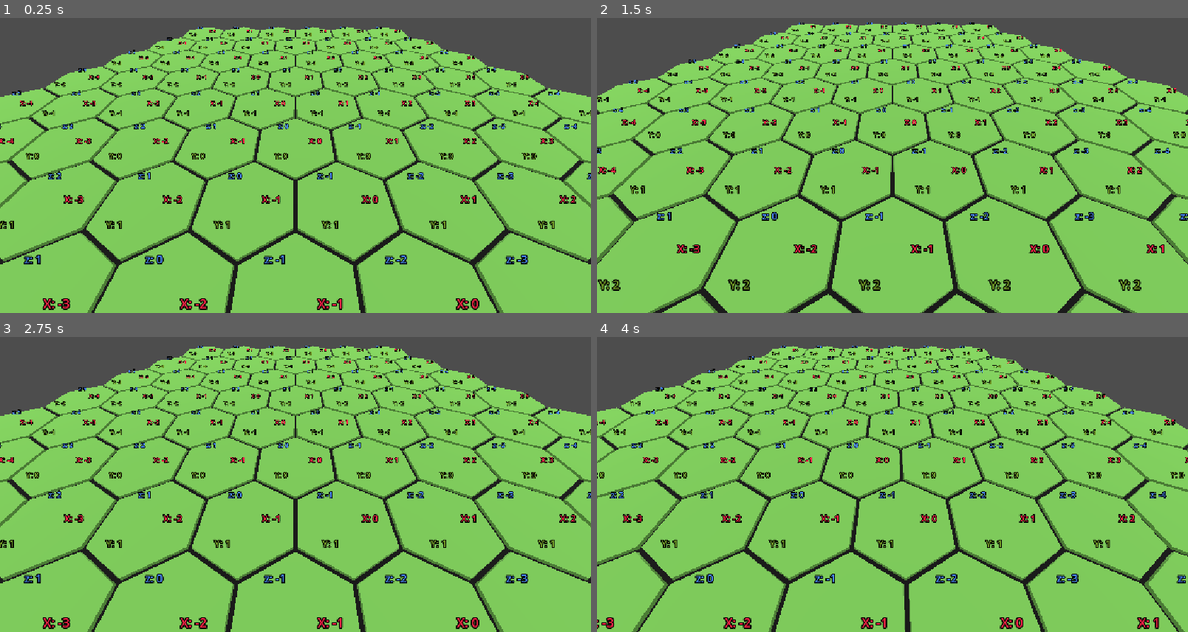
Above: before the commit, frames 1-4 (two rows, left to right).
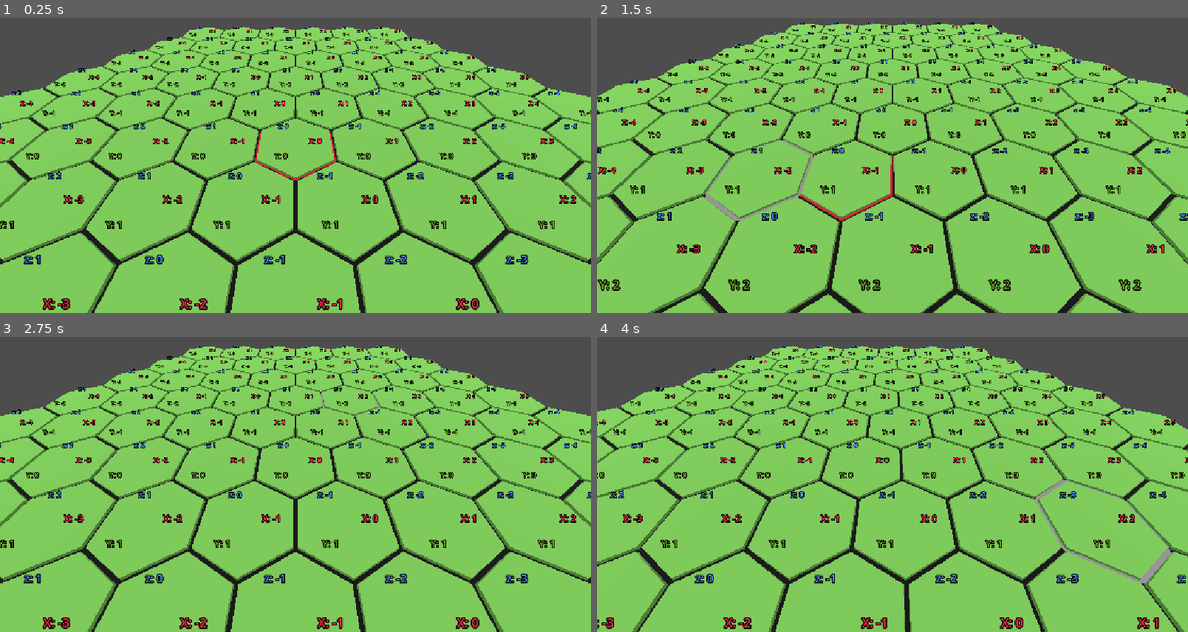
Above: after the commit, the same moments.

Repository: Atsuroo/miniature-heroes
Game: Godot game, scene res://view/scenes/main.tscn
Two runs of this game, one before a commit and one after it. Both use one fixed random seed, a clock stepped at 60 frames per second and the inputs below.
Inputs (mouse positions are in pixels of both pictures, inside the frame that each line leads up to):
- Up to frame 1 (0.25 s): no input
- Up to frame 2 (1.5 s): tap Enter at 0.5 s; move the mouse to (1022, 130) at 0.52 s; tap S (camera_back) at 0.6 s; click (1022, 130) at 0.67 s; tap Space at 1.25 s; drag from (774, 162) to (862, 212) at 1.27 s
- Up to frame 3 (2.75 s): tap Enter at 2 s; move the mouse to (354, 393) at 2.02 s; tap W (camera_forward) at 2.1 s; click (354, 393) at 2.17 s
- Up to frame 4 (4 s): tap Space at 2.75 s; drag from (862, 531) to (715, 416) at 2.77 s; tap Enter at 3.5 s; move the mouse to (1069, 516) at 3.52 s; tap D (camera_right) at 3.6 s; click (1069, 516) at 3.67 s

The runs differ from the first frame. In frame 1, 0.1% of the frame differs, in the area x 43-57%, y 38-55%; in frame 2, 0.5%, in the area x 18-50%, y 41-69%; in frame 3, less than 0.1%; in frame 4, 0.5%.

Commit message:
Step 1.5: click and hover a hex
Raycast gives a world position, the maths decides which hex it is. The
collider is only a ray-stopper -- its round cylinder uses the circumradius
and therefore overlaps its neighbours, so it must never decide the answer.
The first version had hover emit the collider's centre while the click
emitted the hit point, which is exactly how the two came to disagree at
tile boundaries.

Three nodes with no knowledge of each other's domain: RaycastManager knows
nothing of hexes, SelectionManager nothing of meshes, GridVisualManager
nothing of input.

Highlights are recomputed for every tile from the desired state instead of
diffed against the previous one. Diffing had been hiding two bugs in its
branches, and at 91 tiles and one change per frame there is nothing to
optimise.

The recurring bug in this step: a value type cannot express "absent".
Vector2i has no null and (0,0) is the centre tile; Vector3 cannot be null
at all. Presence lives in a separate flag, and every check has to read the
flag as well as the value.

Round-trip tests over four hex sizes, plus the nearest-centre property on
400 random points per size. Randomised per run with the seed printed on
failure, so coverage grows while failures stay reproducible.

Co-Authored-By: Claude Opus 5 <noreply@anthropic.com>

Diff:
--- /dev/null
+++ b/miniature-heroes/data/BoardSettings.tres
@@ -0,0 +1,7 @@
+[gd_resource type="Resource" script_class="BoardSettingsType" format=3 uid="uid://cp0ravhrscfx3"]
+
+[ext_resource type="Script" uid="uid://djpfdexfsmi1v" path="res://view/scripts/dataTypes/board_settings_type.gd" id="1_qdkh4"]
+
+[resource]
+script = ExtResource("1_qdkh4")
+metadata/_custom_type_script = "uid://djpfdexfsmi1v"
--- a/miniature-heroes/data/HexSettings.tres
+++ b/miniature-heroes/data/HexSettings.tres
@@ -1,6 +1,6 @@
 [gd_resource type="Resource" script_class="HexSettingsType" format=3 uid="uid://bd0x5y3ybicac"]
 
-[ext_resource type="Script" uid="uid://uurlynfktglh" path="res://view/scripts/hex_settings_type.gd" id="1_ds7dx"]
+[ext_resource type="Script" uid="uid://uurlynfktglh" path="res://view/scripts/dataTypes/hex_settings_type.gd" id="1_ds7dx"]
 
 [resource]
 script = ExtResource("1_ds7dx")
--- a/miniature-heroes/project.godot
+++ b/miniature-heroes/project.godot
@@ -75,6 +75,11 @@
 ]
 }
 
+[layer_names]
+
+3d_physics/layer_1="tile"
+3d_physics/layer_2="mini"
+
 [physics]
 
 3d/physics_engine="Jolt Physics"
--- /dev/null
+++ b/miniature-heroes/test/unit/test_hex_world.gd
@@ -0,0 +1,46 @@
+extends GutTest
+
+var randomizer:RandomNumberGenerator=RandomNumberGenerator.new()
+var sizes: Array[float]=[00.6,0.35,1.72,2.32]
+
+func test_round_trip_hex_world_hex()-> void:
+
+	var tiles:Array[Vector2i]= Hex.spiral(Vector2i.ZERO,5)
+	for size in range(1,5):
+		for tile in tiles:
+			var world:Vector3=HexWorld.axial_to_world(tile,size)
+			var hex:Vector2i=HexWorld.world_to_axial(world,size)
+			assert_eq(tile,hex,"world : %s; hex: %s;size: %s" % [world,hex,size])
+
+func test_round_trip_hex_world_hex_uneven_size()-> void:
+
+	var tiles:Array[Vector2i]= Hex.spiral(Vector2i.ZERO,5)
+
+	for size in sizes:
+		for tile in tiles:
+			var world:Vector3=HexWorld.axial_to_world(tile,size)
+			var hex:Vector2i=HexWorld.world_to_axial(world,size)
+			assert_eq(tile,hex,"world : %s; hex: %s;size: %s" % [world,hex,size])
+
+func test_hex_rounding_is_correct() -> void:
+
+	for size in sizes:
+		for i in 100:
+			var scaled_size:float=size*8
+			var rdm_x:float = randomizer.randf_range(-scaled_size,scaled_size)
+			var rdm_z:float = randomizer.randf_range(-scaled_size,scaled_size)
+
+			var world_point := Vector3(rdm_x, 0, rdm_z)
+			var axial := HexWorld.world_to_axial(world_point, size)
+			var center := HexWorld.axial_to_world(axial, size)
+			var dist_center := world_point.distance_to(center)
+			var neighbors :Array[Vector2i]=Hex.neighbors(axial)
+
+			for n in neighbors:
+				var n_center := HexWorld.axial_to_world(n, size)
+				var n_dist := world_point.distance_to(n_center)
+
+				assert_lte(dist_center , n_dist,
+		            "Rundung falsch: Tile %s ist weiter entfernt als Nachbar %s für Punkt %s für seed :%d"
+					% [axial, n, world_point,randomizer.seed]
+				)
--- /dev/null
+++ b/miniature-heroes/view/material/hexagon_border_materia_highlightedl.tres
@@ -0,0 +1,4 @@
+[gd_resource type="StandardMaterial3D" format=3 uid="uid://chnawkwljrmye"]
+
+[resource]
+albedo_color = Color(0, 0, 0, 1)
--- a/miniature-heroes/view/material/hexagon_border_material.tres
+++ b/miniature-heroes/view/material/hexagon_border_material.tres
@@ -1,4 +1,4 @@
 [gd_resource type="StandardMaterial3D" format=3 uid="uid://bd1mx1noqhkh5"]
 
 [resource]
-albedo_color = Color(0, 0, 0, 1)
+albedo_color = Color(0.9215008, 0, 0.15772972, 1)
--- /dev/null
+++ b/miniature-heroes/view/material/hexagon_border_material_hover.tres
@@ -0,0 +1,3 @@
+[gd_resource type="StandardMaterial3D" format=3 uid="uid://c6hj475dyxkgl"]
+
+[resource]
--- a/miniature-heroes/view/mesh/hexagon_border_mesh.tres
+++ b/miniature-heroes/view/mesh/hexagon_border_mesh.tres
@@ -1,7 +1,7 @@
 [gd_resource type="CylinderMesh" format=3 uid="uid://dcy6jtnsclpb7"]
 
-[ext_resource type="Material" uid="uid://bd1mx1noqhkh5" path="res://view/material/hexagon_border_material.tres" id="1_8bity"]
+[ext_resource type="Material" uid="uid://chnawkwljrmye" path="res://view/material/hexagon_border_materia_highlightedl.tres" id="1_51uqk"]
 
 [resource]
-material = ExtResource("1_8bity")
+material = ExtResource("1_51uqk")
 radial_segments = 6
--- /dev/null
+++ b/miniature-heroes/view/mesh/hexagon_border_mesh_hovered.tres
@@ -0,0 +1,7 @@
+[gd_resource type="CylinderMesh" format=3 uid="uid://c7as7qsh3sdbx"]
+
+[ext_resource type="Material" uid="uid://bd1mx1noqhkh5" path="res://view/material/hexagon_border_material.tres" id="1_04coi"]
+
+[resource]
+material = ExtResource("1_04coi")
+radial_segments = 6
--- /dev/null
+++ b/miniature-heroes/view/mesh/hexagon_border_mesh_selected.tres
@@ -0,0 +1,3 @@
+[gd_resource type="CylinderMesh" format=3 uid="uid://yptatlf7e60p"]
+
+[resource]
--- /dev/null
+++ b/miniature-heroes/view/scenes/RaycastManager.tscn
@@ -0,0 +1,6 @@
+[gd_scene format=3 uid="uid://byvoxayvg3t5n"]
+
+[ext_resource type="Script" uid="uid://cp25eqqs0h1na" path="res://view/scripts/raycast_manager.gd" id="1_emnsd"]
+
+[node name="RaycastManager" type="Node" unique_id=99836030]
+script = ExtResource("1_emnsd")
--- a/miniature-heroes/view/scenes/hexagon_mesh.tscn
+++ b/miniature-heroes/view/scenes/hexagon_mesh.tscn
@@ -3,13 +3,19 @@
 [ext_resource type="CylinderMesh" uid="uid://dajy60fclb5oi" path="res://view/mesh/hexagon_mesh.tres" id="1_dom3q"]
 [ext_resource type="Script" uid="uid://dderkgd3b6vjp" path="res://view/scripts/hexagon_mesh.gd" id="2_dom3q"]
 [ext_resource type="CylinderMesh" uid="uid://dcy6jtnsclpb7" path="res://view/mesh/hexagon_border_mesh.tres" id="3_dom3q"]
+[ext_resource type="CylinderMesh" uid="uid://yptatlf7e60p" path="res://view/mesh/hexagon_border_mesh_selected.tres" id="4_8r7to"]
+[ext_resource type="Shape3D" uid="uid://bli2uwfyhxooy" path="res://view/shape/tile_cylinder_shape.tres" id="4_fg8vk"]
+[ext_resource type="CylinderMesh" uid="uid://c7as7qsh3sdbx" path="res://view/mesh/hexagon_border_mesh_hovered.tres" id="5_4uyr3"]
 
-[node name="HexagoneMesh" type="MeshInstance3D" unique_id=1797492384 node_paths=PackedStringArray("label_x", "label_y", "label_z")]
+[node name="HexagoneMesh" type="MeshInstance3D" unique_id=1797492384 node_paths=PackedStringArray("label_x", "label_y", "label_z", "border", "border_hover", "border_select")]
 mesh = ExtResource("1_dom3q")
 script = ExtResource("2_dom3q")
 label_x = NodePath("LabelX")
 label_y = NodePath("LabelY")
 label_z = NodePath("LabelZ")
+border = NodePath("Border")
+border_hover = NodePath("Border_Hovered")
+border_select = NodePath("Border_Selected")
 
 [node name="LabelX" type="Label3D" parent="." unique_id=1310811273]
 transform = Transform3D(1, 0, 0, 0, -4.371139e-08, -1, 0, 1, -4.371139e-08, 0.44469386, 0.6882902, 0)
@@ -35,3 +41,16 @@
 
 [node name="Border" type="MeshInstance3D" parent="." unique_id=579794068]
 mesh = ExtResource("3_dom3q")
+
+[node name="Border_Selected" type="MeshInstance3D" parent="." unique_id=775046410]
+visible = false
+mesh = ExtResource("4_8r7to")
+
+[node name="Border_Hovered" type="MeshInstance3D" parent="." unique_id=583470805]
+visible = false
+mesh = ExtResource("5_4uyr3")
+
+[node name="StaticBody3D" type="StaticBody3D" parent="." unique_id=1176334589]
+
+[node name="CollisionShape3D" type="CollisionShape3D" parent="StaticBody3D" unique_id=2005214343]
+shape = ExtResource("4_fg8vk")
--- a/miniature-heroes/view/scenes/main.tscn
+++ b/miniature-heroes/view/scenes/main.tscn
@@ -2,30 +2,40 @@
 
 [ext_resource type="Script" uid="uid://wh81fuc3nhc2" path="res://view/scripts/grid_manager.gd" id="1_38h8k"]
 [ext_resource type="Resource" uid="uid://bd0x5y3ybicac" path="res://data/HexSettings.tres" id="2_nns27"]
+[ext_resource type="Script" uid="uid://bbo2e125og1lu" path="res://view/scripts/selection_manager.gd" id="2_rcvxv"]
 [ext_resource type="Script" uid="uid://bq2rqxnby00yq" path="res://view/scripts/grid_visual_manager.gd" id="3_rcvxv"]
 [ext_resource type="PackedScene" uid="uid://b1bho1kqvxuty" path="res://view/scenes/hexagon_mesh.tscn" id="4_tsi5v"]
+[ext_resource type="Resource" uid="uid://cp0ravhrscfx3" path="res://data/BoardSettings.tres" id="5_8sgb6"]
 [ext_resource type="CylinderMesh" uid="uid://dajy60fclb5oi" path="res://view/mesh/hexagon_mesh.tres" id="5_c0wdj"]
 [ext_resource type="CylinderMesh" uid="uid://dcy6jtnsclpb7" path="res://view/mesh/hexagon_border_mesh.tres" id="6_8sgb6"]
-[ext_resource type="Script" uid="uid://5vacuu8tugg7" path="res://view/scripts/grid_hex_coord_manager.gd" id="7_24mx5"]
 [ext_resource type="PackedScene" uid="uid://c31osto2bitno" path="res://view/scenes/CameraRig.tscn" id="8_5bpn6"]
+[ext_resource type="Shape3D" uid="uid://bli2uwfyhxooy" path="res://view/shape/tile_cylinder_shape.tres" id="9_tsi5v"]
+[ext_resource type="CylinderMesh" uid="uid://yptatlf7e60p" path="res://view/mesh/hexagon_border_mesh_selected.tres" id="10_8sgb6"]
+[ext_resource type="PackedScene" uid="uid://byvoxayvg3t5n" path="res://view/scenes/RaycastManager.tscn" id="10_rcvxv"]
+[ext_resource type="CylinderMesh" uid="uid://c7as7qsh3sdbx" path="res://view/mesh/hexagon_border_mesh_hovered.tres" id="11_24mx5"]
 
 [node name="Main" type="Node3D" unique_id=1798840683]
-
-[node name="GridManager" type="Node" parent="." unique_id=926162596]
-script = ExtResource("1_38h8k")
-settings = ExtResource("2_nns27")
-
-[node name="GridVisualManager" type="Node" parent="GridManager" unique_id=152439381]
-script = ExtResource("3_rcvxv")
-grid_mesh = ExtResource("4_tsi5v")
-mesh = ExtResource("5_c0wdj")
-border_mesh = ExtResource("6_8sgb6")
-
-[node name="GridHexCoordManager" type="Node" parent="GridManager" unique_id=417800840]
-script = ExtResource("7_24mx5")
-size = 5
 
 [node name="DirectionalLight3D" type="DirectionalLight3D" parent="." unique_id=1710385749]
 transform = Transform3D(1, 0, 0, 0, -4.371139e-08, 1, 0, -1, -4.371139e-08, 0, 9.891836, 0)
 
 [node name="CameraRig" parent="." unique_id=745382884 instance=ExtResource("8_5bpn6")]
+
+[node name="SelectionManager" type="Node" parent="." unique_id=335478950]
+script = ExtResource("2_rcvxv")
+
+[node name="GridManager" type="Node" parent="SelectionManager" unique_id=926162596]
+script = ExtResource("1_38h8k")
+hex_settings = ExtResource("2_nns27")
+board_settings = ExtResource("5_8sgb6")
+
+[node name="GridVisualManager" type="Node" parent="SelectionManager/GridManager" unique_id=152439381]
+script = ExtResource("3_rcvxv")
+grid_mesh = ExtResource("4_tsi5v")
+mesh = ExtResource("5_c0wdj")
+border_mesh = ExtResource("6_8sgb6")
+selected_border = ExtResource("10_8sgb6")
+hover_border = ExtResource("11_24mx5")
+tile_cylinder_shape = ExtResource("9_tsi5v")
+
+[node name="RaycastManager" parent="SelectionManager" unique_id=99836030 instance=ExtResource("10_rcvxv")]
--- /dev/null
+++ b/miniature-heroes/view/scripts/dataTypes/board_settings_type.gd
@@ -0,0 +1,5 @@
+class_name BoardSettingsType
+extends Resource
+
+@export var board_size:int=5
+@export var board_levels:int=1
--- /dev/null
+++ b/miniature-heroes/view/scripts/dataTypes/ray_intersection_result.gd
@@ -0,0 +1,36 @@
+class_name RayIntersectionResult
+extends RefCounted
+
+var position: Vector3
+var normal: Vector3
+var collider: Object
+var collider_id: int
+var rid: RID
+var shape: int
+var face_index: int
+const REQUIRED:Array[String] = ["position", "normal", "collider", "collider_id", "rid", "shape"]
+
+
+
+static func from_dict(d: Dictionary) -> RayIntersectionResult:
+
+
+	for key in REQUIRED:
+		if not d.has(key):
+			push_error("RayIntersectionResult missing key: %s" % key)
+			return null
+
+	var r := RayIntersectionResult.new()
+	r.position = d.get("position")
+	r.normal = d.get("normal")
+	r.collider = d.get("collider")
+	r.collider_id = d.get("collider_id")
+	r.rid = d.get("rid")
+	r.shape = d.get("shape")
+	r.face_index = d.get("face_index",-1)
+	return r
+
+func _to_string() -> String:
+	return "RayIntersectionResult(position=%s, normal=%s, collider=%s, collider_id=%s, rid=%s, shape=%s, face_index=%s)" % [
+		position, normal, collider, collider_id, rid, shape, face_index
+	]
--- /dev/null
+++ b/miniature-heroes/view/scripts/dataTypes/visual_highlights.gd
@@ -0,0 +1,12 @@
+class_name VisualHighlights
+extends RefCounted
+
+var is_tile_hovered:bool=false
+var hovered_tile:Vector2i
+var is_tile_selected:bool=false
+var selected_tile:Vector2i
+#Below are Placeholders
+var tiles_in_range:Array[Vector2i]=[]
+
+var highlighted_mini_id:int
+var selected_mini_id:int
--- a/miniature-heroes/view/scripts/grid_hex_coord_manager.gd
+++ b/miniature-heroes/view/scripts/grid_hex_coord_manager.gd
@@ -3,7 +3,3 @@
 
 var axial_coords : Array[Vector2i]
 @export var size:int=1
-
-func _initialise_grid()->Array[Vector2i]:
-	axial_coords.append_array(Hex.spiral(Vector2i(0,0),size))
-	return axial_coords
--- a/miniature-heroes/view/scripts/grid_manager.gd
+++ b/miniature-heroes/view/scripts/grid_manager.gd
@@ -1,12 +1,26 @@
 extends Node
+class_name GridManager
 
-@export var settings:HexSettingsType
+@export var hex_settings:HexSettingsType
+@export var board_settings:BoardSettingsType
 @onready var grid_visual_manager:GridVisualManager=$GridVisualManager
-@onready var grid_hex_manager:GridHexCoordManager=$GridHexCoordManager
 
+var axial_coords:Array[Vector2i]=[]
 
 
 func _ready() -> void:
-	var axial_coords:Array[Vector2i] =grid_hex_manager._initialise_grid()
-	grid_visual_manager.settings=settings
+	axial_coords=_initialise_grid()
+	grid_visual_manager.settings=hex_settings
 	grid_visual_manager.build_Grid(axial_coords)
+
+func apply_visual_change(visual:VisualHighlights)->void:
+	grid_visual_manager.apply_visual_change(visual)
+
+func get_tile_from_world_position(world:Vector3)->Vector2i:
+	var axial:Vector2i=HexWorld.world_to_axial(world,hex_settings.hex_size)
+	return axial
+
+
+func _initialise_grid()->Array[Vector2i]:
+	axial_coords.append_array(Hex.spiral(Vector2i(0,0),board_settings.board_size))
+	return axial_coords
--- a/miniature-heroes/view/scripts/grid_visual_manager.gd
+++ b/miniature-heroes/view/scripts/grid_visual_manager.gd
@@ -5,9 +5,19 @@
 
 @export var mesh: CylinderMesh
 @export var border_mesh: CylinderMesh
+@export var selected_border:CylinderMesh
+@export var hover_border:CylinderMesh
 
-var tiles:Dictionary[Vector2i,MeshInstance3D]
+@export var tile_cylinder_shape: CylinderShape3D
+
+var tiles:Dictionary[Vector2i,HexagonMesh]
 var settings:HexSettingsType
+
+
+
+const HOVER_BORDER_OFFSET:float=0.01
+const SELECT_BORDER_OFFSET:float=0.02
+
 
 
 func scale_tiles()->void:
@@ -16,9 +26,20 @@
 	mesh.bottom_radius = settings.hex_size
 	mesh.height = settings.tile_height
 
+	selected_border.top_radius = settings.hex_size
+	selected_border.bottom_radius = settings.hex_size
+	selected_border.height = settings.tile_height-(settings.tile_height*settings.border_height_scaling)+SELECT_BORDER_OFFSET
+
+	hover_border.top_radius = settings.hex_size
+	hover_border.bottom_radius = settings.hex_size
+	hover_border.height = settings.tile_height-(settings.tile_height*settings.border_height_scaling)+HOVER_BORDER_OFFSET
+
 	border_mesh.top_radius = settings.hex_size
 	border_mesh.bottom_radius = settings.hex_size
 	border_mesh.height = settings.tile_height-(settings.tile_height*settings.border_height_scaling)
+
+	tile_cylinder_shape.radius = settings.hex_size
+	tile_cylinder_shape.height = settings.tile_height
 
 
 
@@ -34,3 +55,10 @@
 		tiles.set(axial,instance)
 
 	scale_tiles()
+
+
+func apply_visual_change(visual:VisualHighlights)->void:
+	for tile in tiles:
+		var hex:HexagonMesh=tiles.get(tile)
+		hex.border_select.visible=visual.is_tile_selected and tile ==visual.selected_tile
+		hex.border_hover.visible=visual.is_tile_hovered and tile ==visual.hovered_tile
--- a/miniature-heroes/view/scripts/hex_world.gd
+++ b/miniature-heroes/view/scripts/hex_world.gd
@@ -5,3 +5,11 @@
 	var x:float = size * sqrt(3) * (axial.x + axial.y/2.0)
 	var z:float = size * 3/2.0 * axial.y
 	return Vector3(x, 0, z)
+
+static func world_to_axial(world:Vector3,size:float)->Vector2i:
+	var x:float = world.x / size
+	var z:float = world.z / size
+
+	var q:float = (sqrt(3)/3 * x  -  1.0/3 * z)
+	var r:float = (2.0/3 * z)
+	return Hex.round_axial(Vector2(q,r))
--- a/miniature-heroes/view/scripts/hexagon_mesh.gd
+++ b/miniature-heroes/view/scripts/hexagon_mesh.gd
@@ -4,6 +4,11 @@
 @export var label_x:Label3D
 @export var label_y:Label3D
 @export var label_z:Label3D
+
+@export var border:MeshInstance3D
+@export var border_hover:MeshInstance3D
+@export var border_select:MeshInstance3D
+
 var text_offset:float=0.1
 
 func set_axes_text(x:int,y:int,z:int,tile_height:float)->void:
--- /dev/null
+++ b/miniature-heroes/view/scripts/raycast_manager.gd
@@ -0,0 +1,80 @@
+class_name  RaycastManager
+extends Node
+
+const RAY_LENGTH:float = 1000.0
+const TILE_LAYER:int = 1 << 0
+const MINI_LAYER:int = 1 << 1
+
+
+var is_click_pending:bool=false
+
+signal world_position_clicked(position_clicked:Vector3)
+#Placeholder
+signal mini_clicked()
+
+signal hover_tile_position(position_hovered:Vector3)
+signal hover_tile_leave()
+
+@onready var viewport := get_viewport()
+@onready var camera := viewport.get_camera_3d()
+var collision_mask:int=TILE_LAYER | MINI_LAYER
+var exclude_rids:Array[RID]=[]
+
+
+
+
+
+func _physics_process(_delta: float) -> void:
+	var world_state:PhysicsDirectSpaceState3D=viewport.get_world_3d().get_direct_space_state()
+	var mouse_position:Vector2=viewport.get_mouse_position()
+	var from:Vector3 = camera.project_ray_origin(mouse_position)
+	var to:Vector3 = from + camera.project_ray_normal(mouse_position) * RAY_LENGTH
+
+	var result:RayIntersectionResult=_get_ray_intersection(world_state,from,to)
+
+
+	if is_click_pending:
+		if result:
+			if result.collider is CollisionObject3D:
+				var body := result.collider as CollisionObject3D
+				if body.collision_layer & TILE_LAYER != 0:
+					world_position_clicked.emit(result.position)
+				if body.collision_layer & MINI_LAYER != 0:
+					#Placeholder
+					mini_clicked.emit()
+
+		is_click_pending=false
+
+
+
+	_check_hover(result)
+
+func _check_hover(result:RayIntersectionResult)->void:
+	if result:
+		if result.collider is CollisionObject3D:
+			var body := result.collider as CollisionObject3D
+			if body.collision_layer & TILE_LAYER != 0:
+				hover_tile_position.emit(result.position)
+	else:
+		hover_tile_leave.emit()
+
+
+
+func _unhandled_input(event: InputEvent) -> void:
+
+	if event is InputEventMouseButton:
+		var mouse_event:InputEventMouseButton=event as InputEventMouseButton
+		if mouse_event.pressed and mouse_event.button_index == MOUSE_BUTTON_LEFT:
+			is_click_pending=true
+
+
+func _get_ray_intersection(world_state:PhysicsDirectSpaceState3D,from:Vector3,to:Vector3)->RayIntersectionResult:
+	var ray_query:PhysicsRayQueryParameters3D=PhysicsRayQueryParameters3D.create(from,to)
+	ray_query.exclude=exclude_rids
+	ray_query.collision_mask=collision_mask
+	var result_raw:Dictionary=world_state.intersect_ray(ray_query)
+	if result_raw.is_empty():
+		return null
+	var result:RayIntersectionResult=RayIntersectionResult.from_dict(result_raw)
+
+	return result
--- /dev/null
+++ b/miniature-heroes/view/scripts/selection_manager.gd
@@ -0,0 +1,45 @@
+extends Node
+
+@onready var grid_manager:GridManager=$GridManager
+@onready var raycast_manager:RaycastManager=$RaycastManager
+
+var visual_change_pending:bool=false
+var visual_highlights:VisualHighlights=VisualHighlights.new()
+
+func _ready() -> void:
+	raycast_manager.world_position_clicked.connect(_on_world_position_clicked)
+	raycast_manager.hover_tile_position.connect(_on_hover_tile_position)
+	raycast_manager.hover_tile_leave.connect(_on_hover_tile_leave)
+
+
+func _process(_delta: float) -> void:
+	if visual_change_pending:
+		grid_manager.apply_visual_change(visual_highlights)
+		visual_change_pending=false
+
+func _on_world_position_clicked(world_positon:Vector3)->void:
+	var tile :=grid_manager.get_tile_from_world_position(world_positon)
+	visual_highlights.is_tile_selected=true
+	visual_highlights.selected_tile=tile
+	visual_change_pending=true
+
+
+func _on_hover_tile_position(position_hovered:Vector3)->void:
+
+	var tile :=grid_manager.get_tile_from_world_position(position_hovered)
+	if visual_highlights.hovered_tile != tile || visual_highlights.is_tile_hovered ==false:
+		_hover_tile_enter(tile)
+
+
+func _hover_tile_enter(tile:Vector2i)->void:
+	visual_highlights.is_tile_hovered=true
+	visual_highlights.hovered_tile=tile
+	visual_change_pending=true
+
+func _on_hover_tile_leave()->void:
+	if visual_highlights.is_tile_hovered==true:
+		_hover_tile_leave()
+
+func _hover_tile_leave()->void:
+	visual_highlights.is_tile_hovered=false
+	visual_change_pending=true
--- /dev/null
+++ b/miniature-heroes/view/shape/tile_cylinder_shape.tres
@@ -0,0 +1,3 @@
+[gd_resource type="CylinderShape3D" format=3 uid="uid://bli2uwfyhxooy"]
+
+[resource]
Not shown, added: miniature-heroes/test/unit/test_hex_world.gd.uid
Not shown, added: miniature-heroes/view/scripts/dataTypes/board_settings_type.gd.uid
Renamed: miniature-heroes/view/scripts/hex_settings_type.gd -> miniature-heroes/view/scripts/dataTypes/hex_settings_type.gd
Renamed: miniature-heroes/view/scripts/hex_settings_type.gd.uid -> miniature-heroes/view/scripts/dataTypes/hex_settings_type.gd.uid
Not shown, added: miniature-heroes/view/scripts/dataTypes/ray_intersection_result.gd.uid
Not shown, added: miniature-heroes/view/scripts/dataTypes/visual_highlights.gd.uid
Not shown, added: miniature-heroes/view/scripts/raycast_manager.gd.uid
Not shown, added: miniature-heroes/view/scripts/selection_manager.gd.uid
Not shown, changed: LEARNING_LOG.md
Not shown, changed: LEARNING_PLAN.md
